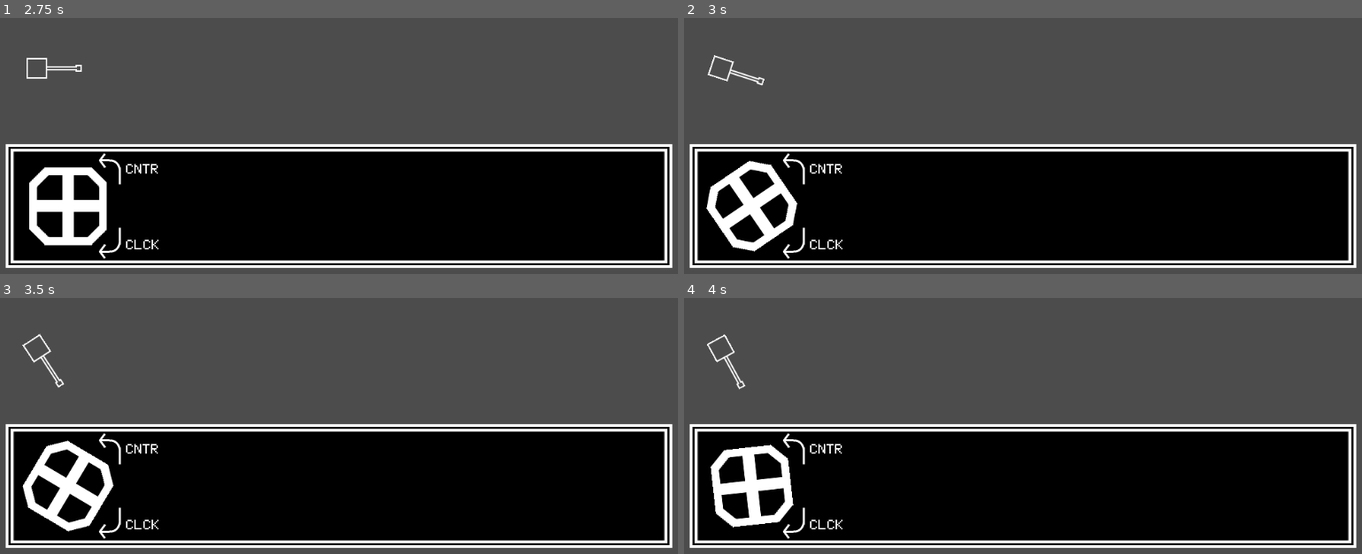
Above: before the commit, frames 1-4 (two rows, left to right).
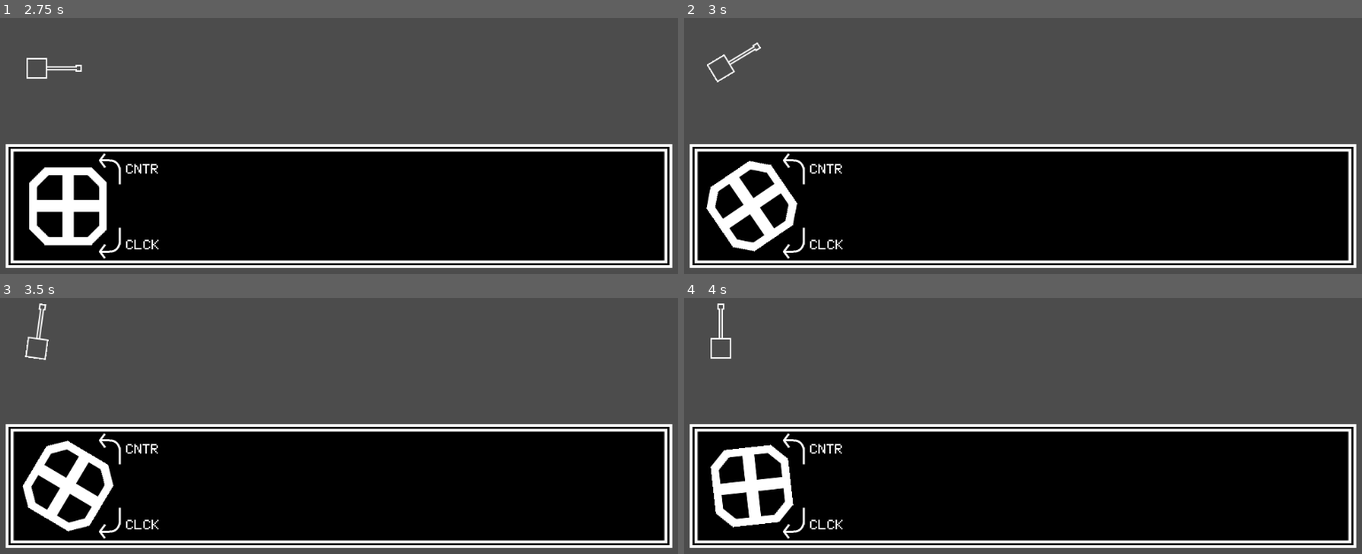
Above: after the commit, the same moments.

Repository: CluckeyMcCormick/fictional-guacamole
Game: Godot game, scene res://scenes/Main.tscn
Two runs of this game, one before a commit and one after it. Both use one fixed random seed, a clock stepped at 60 frames per second and the inputs below.
Inputs (mouse positions are in pixels of both pictures, inside the frame that each line leads up to):
- Up to frame 1 (2.75 s): click (67, 204) at 0.5 s; click (67, 204) at 1.25 s; click (67, 204) at 2 s
- Up to frame 2 (3 s): tap Enter at 2.75 s; move the mouse to (1178, 48) at 2.77 s; hold E (tr_rotate_clockwise) from 2.78 s (still down)
- Up to frame 3 (3.5 s): keep holding E (tr_rotate_clockwise); tap Q (tr_rotate_counterwise) at 3.05 s
- Up to frame 4 (4 s): move the mouse to (880, 369) at 3.52 s; release E (tr_rotate_clockwise) at 3.53 s; tap Q (tr_rotate_counterwise) at 3.6 s; tap E (tr_rotate_clockwise) at 3.8 s

Frame 1 is identical in both runs. In frame 2, 0.3% of the frame differs, in the area x 3-12%, y 9-27%; in frame 3, 0.3%, in the area x 3-10%, y 2-36%; in frame 4, 0.3%.

Commit message:
Connect the wheel's rotation to the turret
I connected the rotation of the GUI's traverse wheel to the rotation
of the turret.

The result is cool, but kind of clunky from a control perspective. I
don't think I'll use this idea after this prototype but learning how
to do it was definitely a good introduction to Godot.

One problem I've been having has involved scripts, signals, and
scenes. From what I can tell, an instanced scene obscures all it's
children nodes (save the root) from the scene that's instanced it.
That's not my issue - that's just good object-oriented programming.

My issue is that we have children nodes of the instanced scene that
are emitting signals. For neatness, I keep the emitting in the scene
itself - but then how do we make signals of children nodes accessible
to nodes outside the scene?

I tried a "pass-through" scheme, where the root node's script listened
for signals and then just emitted a basically duplicate signal. This
was going to lead to a bunch of unecessary functions, so I skipped
that.

My current solution is to offer "Registration Methods" that allow us
to manually register whatever signals we want with the children nodes.
This works, but I PREFER doing things through the GUI - it feels more
official and clear. I'll take what I can get, though.

Diff:
--- a/godot/scenes/GUI/GUI.gd
+++ b/godot/scenes/GUI/GUI.gd
@@ -1,13 +1,17 @@
 extends MarginContainer
 
-# Declare member variables here. Examples:
-# var a = 2
-# var b = "text"
+"""
+This script / class is entirely registering methods that allow external
+nodes access to specific internal signals.
 
-# Called when the node enters the scene tree for the first time.
-func _ready():
-    pass # Replace with function body.
+As far as I can tell, there's now way to do a "Pass-Through" or "Boost"
+of a signal to make it visible outside of it's respective scene - so
+we'll use this registration method instead.
+"""
 
-# Called every frame. 'delta' is the elapsed time since the previous frame.
-#func _process(delta):
-#    pass
+onready var wheel_master = $BoxMargins/BoxDivider/WheelMaster
+
+# Registers the "wheel_velocity_changed" signal with the provided node
+# and function.
+func register_wheel_velocity(target_node, target_function):
+    wheel_master.connect("wheel_velocity_changed", target_node, target_function)
--- a/godot/scenes/GUI/WheelMaster.gd
+++ b/godot/scenes/GUI/WheelMaster.gd
@@ -1,4 +1,7 @@
 extends Control
+
+# Need to emit a signal whenever our velocity changes
+signal wheel_velocity_changed;
 
 # Our rate of velocity decay, per second. Essentially, the wheel will lose
 # ANG_VELO_DECAY % velocity every second
@@ -36,7 +39,8 @@
 # Called every frame. 'delta' is the elapsed time since the previous frame.
 func _process(delta):
 
-    if ang_velo < 0.001:
+    # If we have sufficient angular velocity...
+    if ang_velo > 0.001 or ang_velo < -0.001:
         # Set our rotation using the angular velocity
         trav_wheel.set_rotation( trav_wheel.get_rotation() + (ang_velo * delta) )
 
@@ -45,8 +49,17 @@
 
         # Clamp our angular velocity value
         ang_velo = clamp( ang_velo, -MAX_ABS_ANG_VELO, MAX_ABS_ANG_VELO)
+
+        # Emit the new velocity
+        emit_signal("wheel_velocity_changed", ang_velo)
+    # Otherwise, if our velocity isn't sufficient but also isn't 0...
+    elif ang_velo != 0:
+        # Then make it 0
+        ang_velo = 0
+        # Emit the new velocity
+        emit_signal("wheel_velocity_changed", ang_velo)
     else:
-        ang_velo = 0;
+        ang_velo = 0
 
 # What do we do when the wheel is pressed?
 func _on_TraverseWheel_button_down():
@@ -94,7 +107,6 @@
     # depending on which quadrant we started in
     match quadrant:
         NORTH_EAST:
-            print("North East ", event.relative)
             # Negative Y is CCW, Positive is CW
             # Ergo, respect the sign
             new_velo += event.relative.y * MOUSE_MOVE_RADS
@@ -103,7 +115,6 @@
             # Ergo, respect the sign
             new_velo += event.relative.x * MOUSE_MOVE_RADS
         NORTH_WEST:
-            print("North West ", event.relative)
             # Negative Y is CW, Positive is CCW
             # Ergo, flip the sign
             new_velo += -(event.relative.y * MOUSE_MOVE_RADS)
@@ -112,7 +123,6 @@
             # Ergo, respect the sign
             new_velo += event.relative.x * MOUSE_MOVE_RADS
         SOUTH_WEST:
-            print("South West ", event.relative)
             # Negative Y is CW, Positive is CCW
             # Ergo, flip the sign
             new_velo += -(event.relative.y * MOUSE_MOVE_RADS)
@@ -121,7 +131,6 @@
             # Ergo, flip the sign
             new_velo += -(event.relative.x * MOUSE_MOVE_RADS)
         SOUTH_EAST:
-            print("South East ", event.relative)
             # Negative Y is CCW, Positive is CW
             # Ergo, respect the sign
             new_velo += event.relative.y * MOUSE_MOVE_RADS
@@ -133,3 +142,5 @@
     # Step 3: Assign the velocity, emit a velocity_changed signal
     ang_velo = new_velo
     ang_velo = clamp( ang_velo, -MAX_ABS_ANG_VELO, MAX_ABS_ANG_VELO)
+    # Emit the new velocity
+    emit_signal("wheel_velocity_changed", ang_velo)
--- a/godot/scenes/Main.gd
+++ b/godot/scenes/Main.gd
@@ -4,25 +4,29 @@
 # var a = 2
 # var b = "text"
 
+const TURRET_VELO_RETENTION_PERCENTAGE = 0.25
+var turret_velo = 0
+
 # Called when the node enters the scene tree for the first time.
 func _ready():
-    pass # Replace with function body.
+    # Register the function
+    $GUIBox.register_wheel_velocity(self, "_on_wheel_velocity_changed")
+
+func _on_wheel_velocity_changed(new_velo):
+    turret_velo = new_velo * TURRET_VELO_RETENTION_PERCENTAGE
 
 # Called every frame. 'delta' is the elapsed time since the previous frame.
 func _process(delta):
     # The amount we'll rotate in either direction, in radians
-    var MAGNITUDE = PI / 2
     var CLAMP_MIN = 0
     var CLAMP_MAX = PI
     # Our end rotation, in radians
-    var rot = 0 # The player's movement vector.
+    var rot = 0 # The player's rotation, in radians.
 
-    if Input.is_action_pressed("tr_rotate_clockwise"):
-        rot += MAGNITUDE
-    if Input.is_action_pressed("tr_rotate_counterwise"):
-        rot -= MAGNITUDE
-    rot *= delta
+    # Calculate our rotation, in radians
+    rot = turret_velo * delta
 
+    # If we actually have a rotation...
     if rot != 0:
         # See if we go under/over our min/max rotation
         var clamp_rot = clamp( $Turret.rotation + rot, CLAMP_MIN, CLAMP_MAX )
@@ -32,3 +36,5 @@
             # rotational value.
             rot = clamp_rot - $Turret.rotation
         $Turret.rotate(rot)
+    # Don't do any velocity decay - we'll just let whatever's setting our
+    # velocity handle that
--- a/godot/scenes/Main.tscn
+++ b/godot/scenes/Main.tscn
@@ -1,9 +1,8 @@
-[gd_scene load_steps=5 format=2]
+[gd_scene load_steps=4 format=2]
 
 [ext_resource path="res://scenes/Main.gd" type="Script" id=1]
 [ext_resource path="res://scenes/Turret.tscn" type="PackedScene" id=2]
-[ext_resource path="res://scenes/Turret.gd" type="Script" id=3]
-[ext_resource path="res://scenes/GUI/GUI.tscn" type="PackedScene" id=4]
+[ext_resource path="res://scenes/GUI/GUI.tscn" type="PackedScene" id=3]
 
 [node name="Node" type="Node"]
 script = ExtResource( 1 )
@@ -11,6 +10,5 @@
 [node name="Turret" parent="." instance=ExtResource( 2 )]
 position = Vector2( 75, 300 )
 rotation = 1.5708
-script = ExtResource( 3 )
 
-[node name="GUIBox" parent="." instance=ExtResource( 4 )]
+[node name="GUIBox" parent="." instance=ExtResource( 3 )]
